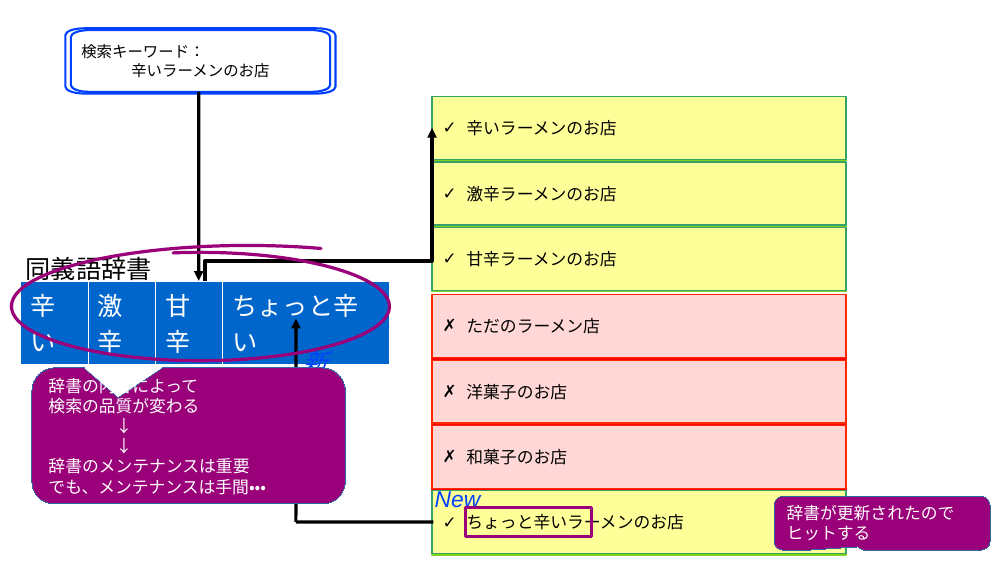
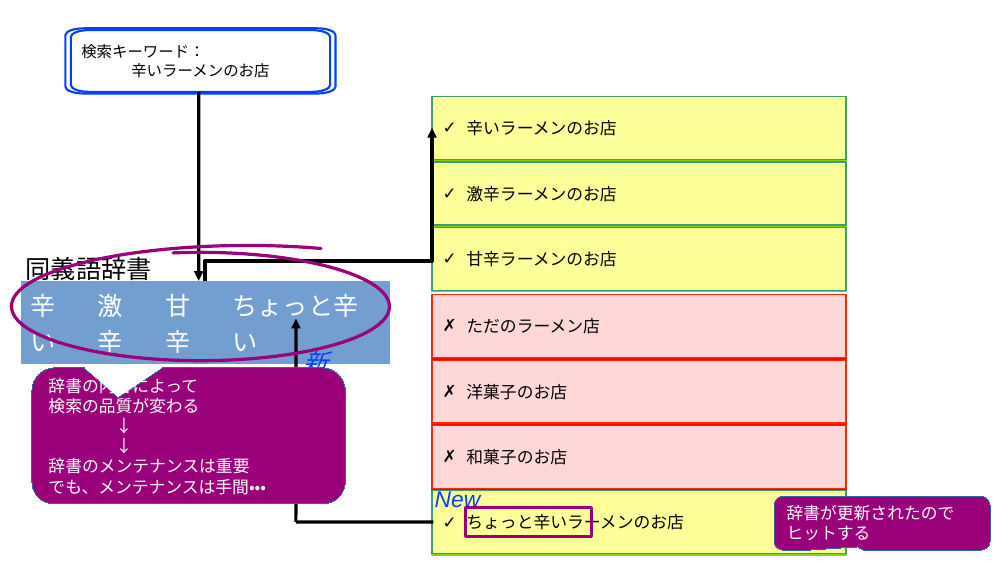
Before and after one commit to komainu8/rabbit-slide-komainu8-postgresql-conference-japan-2025, a slide deck: slide 5 of images.odp. Drawn at 1008x567 pixels with LibreOffice and Linux fonts; fonts in the diff are those of the drawing. Boxes give left, top, right and bottom in pixels: in the first picture for what was removed or moved away, otherwise in the second. Text is boxed around its words. In the diff, an @@ line names an element or a change of style, - is before the commit and + after.

```diff
--- a/images.odp
+++ b/images.odp
@@ table at box(20, 281, 390, 361) @@
@@ fill #0066CC to #729FCF in row 1 @@
@@ borders changed @@
```
Also in this commit, not shown: 9 other slides changed, 5 slides added.
